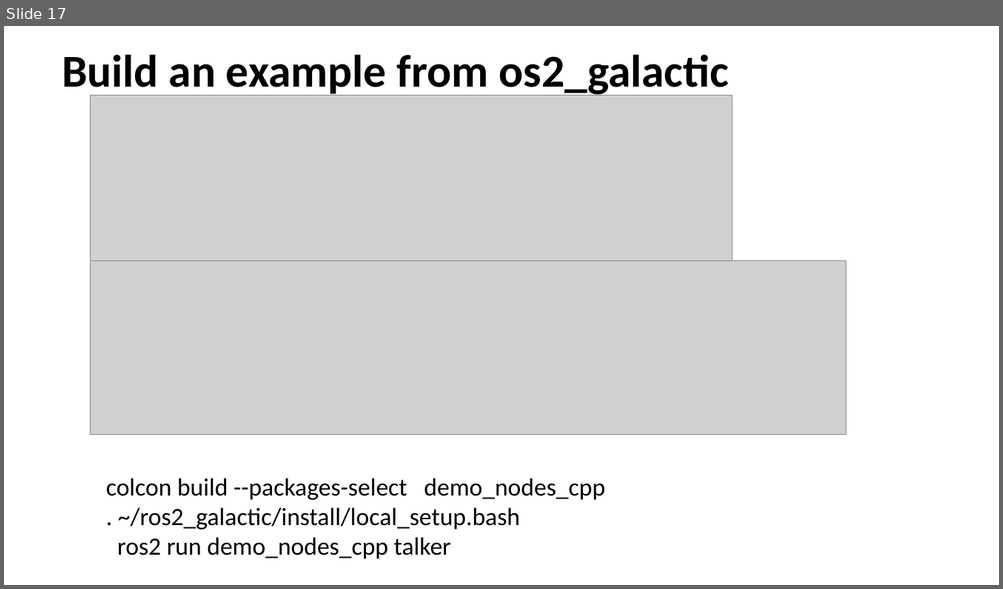
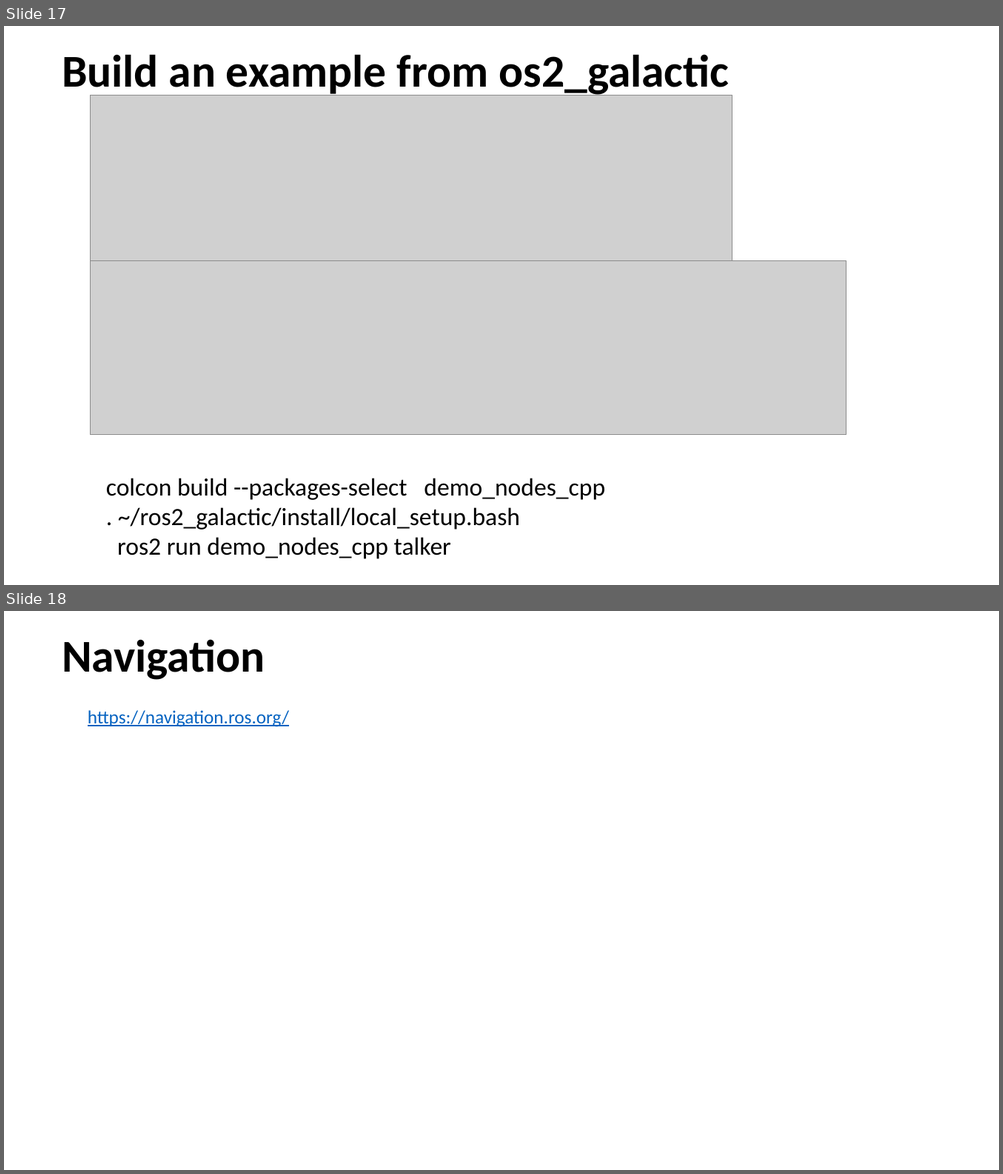
Before and after one commit to letrthong/ros2, a slide deck: ros2.pptx. Shown one above the other, each under a label of ours: slide 17 before the commit, slides 17 and 18 after it. The pictures are 1003x589 and 1003x1174 pixels, drawn with LibreOffice and Linux fonts; fonts in the diff are those of the drawing; grey boxes stand for pictures. Boxes give left, top, right and bottom in pixels: in the first picture for what was removed or moved away, otherwise in the second. Text is boxed around its words. In the diff, an @@ line names an element or a change of style, - is before the commit and + after.

```diff
--- a/ros2.pptx
+++ b/ros2.pptx
@@ slide 18 added at [4,611,999,1170], background #FFFFFF @@
@@ title added at [62,639,264,680], 44 pt, text #000000, bold @@
+Navigation
@@ text added at [88,710,289,727], 18 pt, text #0563C1, underline @@
+https://navigation.ros.org/
```
